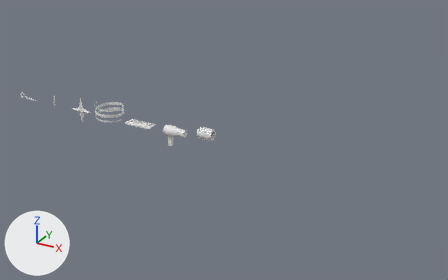
The Blender file tools/blender/hair/fx_hair.blend as it was, and as the next commit left it.
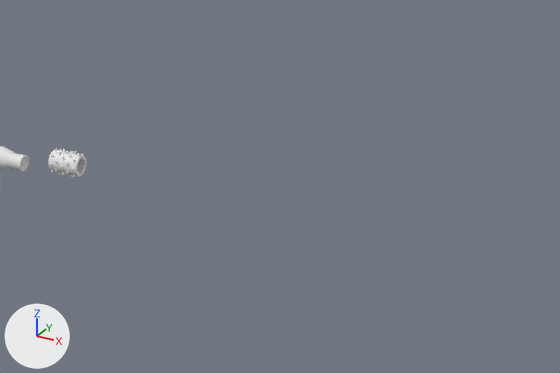
Each version appears first whole from a 50 mm lens placed at (34.3, -31.7, 16.0), pointed at (16.4, 0.9, -0.3), and next in a close-up on the part from 39% to 100% of the width and 19% to 85% of the height. Arrows for +X, +Y and +Z are at lower left; the lights stay in place. The first two pictures are the older version.

In view in the first close-up: 'hair_dryer', 'hair_roller'.
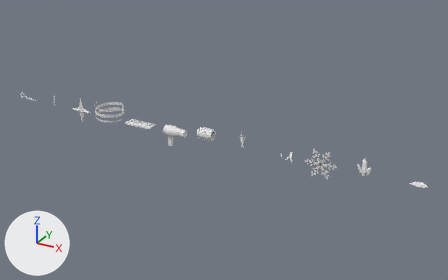
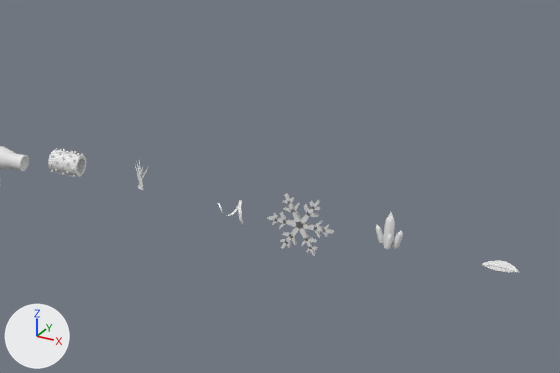
Location of each change, [x1, y1, x2, y2] in pixels of the close-ups (560 x 373 px):
'hair_flake', added: after [267, 193, 334, 256]
'hair_crystal', added: after [375, 213, 403, 249]
'hair_leaf', added: after [481, 261, 519, 273]
'hair_lock', added: after [135, 159, 149, 190]
'hair_swirl', added: after [218, 200, 246, 227]

Edits to the bpy script that builds the scene:
```text
Add me_hair_leaf:
    me_hair_leaf.from_pydata(...)  # 43 vertices, 24 faces; spans x 0.0..1.0, y -0.32..0.32, z 0.0..0.1
Add me_hair_crystal:
    me_hair_crystal.from_pydata(...)  # 65 vertices, 60 faces; spans x -0.398..0.43, y -0.311..0.274, z 0.0..1.0
    me_hair_crystal.polygons.foreach_set('use_smooth', [True] * 60)
Add me_hair_flake:
    me_hair_flake.from_pydata(...)  # 228 vertices, 60 faces; spans x -1.0..1.0, y -0.05..0.05, z -0.88..0.88
Add me_hair_swirl:
    me_hair_swirl.from_pydata(...)  # 82 vertices, 40 faces; spans x -0.026..1.053, y -0.389..0.283, z -0.34..0.336
Add me_hair_lock:
    me_hair_lock.from_pydata(...)  # 70 vertices, 30 faces; spans x -0.221..0.315, y -0.057..0.05, z -0.015..1.0
Add ob_hair_leaf:
    ob_hair_leaf = bpy.data.objects.new('hair_leaf', me_hair_leaf)
    ob_hair_leaf.location = (28.6, 0.0, 0.0)
Add ob_hair_crystal:
    ob_hair_crystal = bpy.data.objects.new('hair_crystal', me_hair_crystal)
    ob_hair_crystal.location = (26.0, 0.0, 0.0)
Add ob_hair_flake:
    ob_hair_flake = bpy.data.objects.new('hair_flake', me_hair_flake)
    ob_hair_flake.location = (23.4, 0.0, 0.0)
Add ob_hair_swirl:
    ob_hair_swirl = bpy.data.objects.new('hair_swirl', me_hair_swirl)
    ob_hair_swirl.location = (20.8, 0.0, 0.0)
Add ob_hair_lock:
    ob_hair_lock = bpy.data.objects.new('hair_lock', me_hair_lock)
    ob_hair_lock.location = (18.2, 0.0, 0.0)
```
